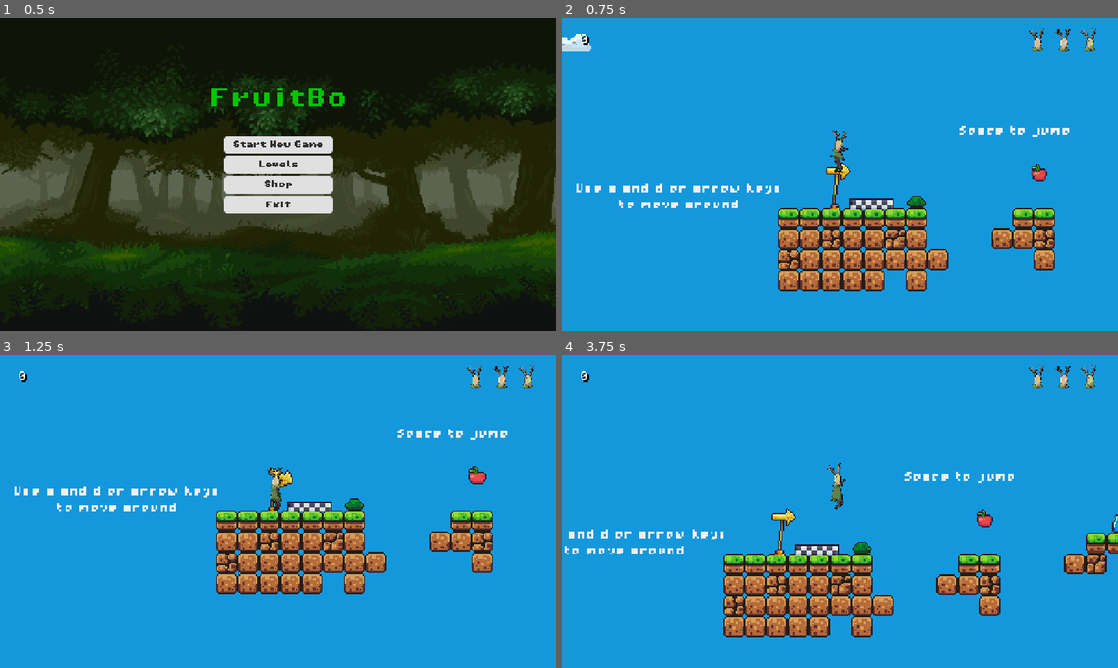
Above: before the commit, frames 1-4 (two rows, left to right).
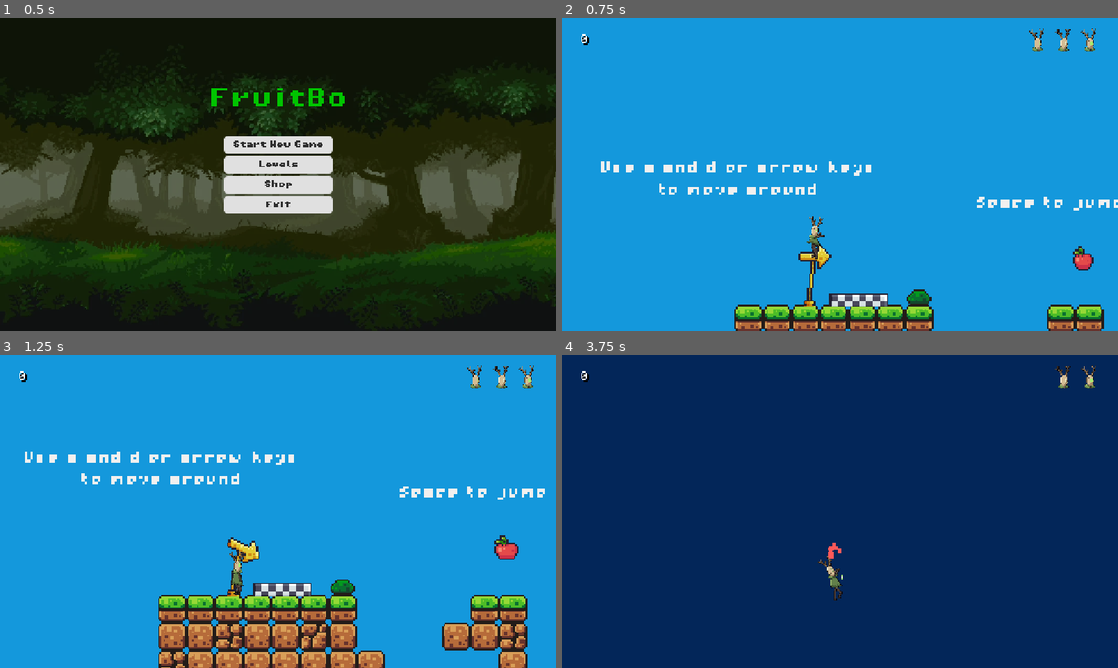
Above: after the commit, the same moments.

Repository: anushjindal19/jumpmasterrepo
Game: Godot game, scene res://scenes/GUI and Menus/main_menu.tscn
Same seed, same stepped clock (60 frames per second), same inputs: the game is played once before the commit and once after it.
Inputs:
- Up to frame 1 (0.5 s): no input
- Up to frame 2 (0.75 s): click "Start New Game" at 0.5 s
- Up to frame 3 (1.25 s): no input
- Up to frame 4 (3.75 s): hold D (right) 1.28-2.78 s; tap Space (jump) at 1.35, 1.52, 1.82, 2.1, 2.27, 2.57, 2.85, 3.6 s; hold A (left) 2.78-3.53 s; hold D (right) from 3.53 s (still down)

Frame 1 is identical in both runs. In frame 2, 16% of the frame differs, in the area x 0-100%, y 5-100%; in frame 3, 22%; in frame 4, 100%, in the area x 0-100%, y 0-100%.

Commit message:
Steadier camera at zoom 4: follows sideways, moves vertically only on new floor heights
player_camera.gd positions the camera in world space. Horizontally it eases
toward the player with a small look-ahead. Vertically it stays at the height of
the last floor the player stood on (eased when that changes), and only follows
mid-air when the player goes more than 56 px above or 16 px below it, so normal
jumps don't move the view and long falls never leave the screen. Respawns snap.

Zoom 4 shows 320x180 world pixels. The player sprite is now drawn at 1/4 scale
(still one art pixel per screen pixel) with a matching 12x20 collision capsule,
the camera sits 20 px above the player so there's headroom for jumps, and level
1's movement tutorial label is moved into the first screen.

Diff:
--- a/scenes/level_1.tscn
+++ b/scenes/level_1.tscn
@@ -18,6 +18,7 @@
 [ext_resource type="AudioStream" uid="uid://cliq2xueabko8" path="res://assets/sounds/retro-game-arcade-236133.mp3" id="17_hjqri"]
 [ext_resource type="PackedScene" path="res://scenes/enemies/mushroom.tscn" id="98_mushroom"]
 [ext_resource type="PackedScene" path="res://scenes/sky_background.tscn" id="99_sky"]
+[ext_resource type="Script" uid="uid://c0bfm57rmk3tx" path="res://scripts/player_camera.gd" id="98_camera"]
 
 [sub_resource type="TileSetAtlasSource" id="TileSetAtlasSource_u7ucq"]
 texture = ExtResource("3_2cbcq")
@@ -553,10 +554,10 @@
 [node name="text" type="Node" parent="."]
 
 [node name="movement help" type="Label" parent="text"]
-offset_left = -238.0
-offset_top = -20.0
-offset_right = -79.0
-offset_bottom = -1.0
+offset_left = -160.0
+offset_top = -84.0
+offset_right = -1.0
+offset_bottom = -65.0
 theme_override_colors/font_color = Color(0.94902, 0.941176, 0.937255, 1)
 theme_override_fonts/font = ExtResource("12_k8ld0")
 theme_override_font_sizes/font_size = 8
@@ -637,8 +638,9 @@
 position = Vector2(-36, -55)
 
 [node name="Camera2D" type="Camera2D" parent="CharacterBody2D"]
-position = Vector2(2, 16)
-zoom = Vector2(3, 3)
+position = Vector2(0, -20)
+zoom = Vector2(4, 4)
+script = ExtResource("98_camera")
 
 [node name="music" type="AudioStreamPlayer2D" parent="CharacterBody2D"]
 position = Vector2(2, 16)
--- a/scenes/level_2.tscn
+++ b/scenes/level_2.tscn
@@ -18,6 +18,7 @@
 [ext_resource type="PackedScene" uid="uid://bfjdy5lwiunxc" path="res://scenes/damagers/non_avoidable_log.tscn" id="11_1sb0y"]
 [ext_resource type="AudioStream" uid="uid://cliq2xueabko8" path="res://assets/sounds/retro-game-arcade-236133.mp3" id="16_vwfin"]
 [ext_resource type="PackedScene" path="res://scenes/sky_background.tscn" id="99_sky"]
+[ext_resource type="Script" uid="uid://c0bfm57rmk3tx" path="res://scripts/player_camera.gd" id="98_camera"]
 
 [sub_resource type="TileSetAtlasSource" id="TileSetAtlasSource_u7ucq"]
 texture = ExtResource("3_wdtqu")
@@ -465,8 +466,9 @@
 position = Vector2(-60, -52)
 
 [node name="Camera2D" type="Camera2D" parent="CharacterBody2D"]
-position = Vector2(2, 16)
-zoom = Vector2(3, 3)
+position = Vector2(0, -20)
+zoom = Vector2(4, 4)
+script = ExtResource("98_camera")
 
 [node name="music" type="AudioStreamPlayer2D" parent="CharacterBody2D"]
 position = Vector2(2, 16)
--- a/scenes/level_3.tscn
+++ b/scenes/level_3.tscn
@@ -12,6 +12,7 @@
 [ext_resource type="AudioStream" uid="uid://cliq2xueabko8" path="res://assets/sounds/retro-game-arcade-236133.mp3" id="18_os8re"]
 [ext_resource type="PackedScene" uid="uid://dh1vl4edgunih" path="res://scenes/end_checkpoint.tscn" id="19_endcp"]
 [ext_resource type="PackedScene" path="res://scenes/sky_background.tscn" id="99_sky"]
+[ext_resource type="Script" uid="uid://c0bfm57rmk3tx" path="res://scripts/player_camera.gd" id="98_camera"]
 
 [sub_resource type="TileSetAtlasSource" id="TileSetAtlasSource_u7ucq"]
 texture = ExtResource("3_wa6ex")
@@ -303,8 +304,9 @@
 position = Vector2(-60, -52)
 
 [node name="Camera2D" type="Camera2D" parent="CharacterBody2D"]
-position = Vector2(2, 16)
-zoom = Vector2(3, 3)
+position = Vector2(0, -20)
+zoom = Vector2(4, 4)
+script = ExtResource("98_camera")
 
 [node name="music" type="AudioStreamPlayer2D" parent="CharacterBody2D"]
 position = Vector2(2, 16)
--- a/scenes/player.tscn
+++ b/scenes/player.tscn
@@ -5,8 +5,8 @@
 [ext_resource type="AudioStream" uid="uid://duylehmw7c3gq" path="res://assets/sounds/jump.wav" id="9_ur7pv"]
 
 [sub_resource type="CapsuleShape2D" id="CapsuleShape2D_smehm"]
-radius = 8.0
-height = 22.0
+radius = 6.0
+height = 20.0
 
 [node name="CharacterBody2D" type="CharacterBody2D"]
 z_index = 5
@@ -14,14 +14,14 @@
 script = ExtResource("1_tuyoq")
 
 [node name="AnimatedSprite2D" type="AnimatedSprite2D" parent="."]
-scale = Vector2(0.333333, 0.333333)
+scale = Vector2(0.25, 0.25)
 sprite_frames = ExtResource("2_frames")
 animation = &"idle"
 autoplay = "idle"
-offset = Vector2(0, -10)
+offset = Vector2(0, 5)
 
 [node name="CollisionShape2D" type="CollisionShape2D" parent="."]
-position = Vector2(1, 4)
+position = Vector2(0, 5)
 shape = SubResource("CapsuleShape2D_smehm")
 
 [node name="AudioStreamPlayer2D" type="AudioStreamPlayer2D" parent="."]
--- /dev/null
+++ b/scripts/player_camera.gd
@@ -0,0 +1,49 @@
+extends Camera2D
+
+# Follows the player sideways, but only moves up or down when the player lands on a higher or lower
+# floor, or would otherwise leave the screen. Ordinary jumps don't bob the view.
+# Sits under the player in each level, but positions itself in world space.
+
+@export var horizontal_speed := 6.0  # How quickly the camera catches up sideways (higher = snappier)
+@export var vertical_speed := 3.0  # How quickly it settles on a new floor height
+@export var look_ahead := 24.0  # Pixels shown ahead of the way the player is facing
+@export var up_margin := 56.0  # How far above the last floor the player can go before the camera follows
+@export var down_margin := 16.0  # Same below, smaller so you can see where you're falling
+const SNAP_DISTANCE := 200.0  # Teleports (respawns) further than this snap instead of panning
+
+@onready var player: CharacterBody2D = get_parent()
+var follow_offset := Vector2.ZERO  # Where the camera sits relative to the player, from the level
+var floor_y := 0.0  # Camera height for the floor the player last stood on
+var smooth_floor_y := 0.0  # floor_y eased over time, so stepping onto a new floor pans gently
+var facing := 1.0
+
+func _ready():
+	follow_offset = position
+	top_level = true
+	process_callback = CAMERA2D_PROCESS_PHYSICS
+	snap()
+
+func snap() -> void:
+	var target := player.global_position + follow_offset
+	floor_y = target.y
+	smooth_floor_y = target.y
+	global_position = target
+	reset_smoothing()
+
+func _physics_process(delta):
+	var target := player.global_position + follow_offset
+	if target.distance_to(global_position) > SNAP_DISTANCE:
+		snap()
+		return
+
+	if player.velocity.x != 0:
+		facing = signf(player.velocity.x)
+	var x := target.x + facing * look_ahead
+
+	if player.is_on_floor():
+		floor_y = target.y
+	smooth_floor_y = lerpf(smooth_floor_y, floor_y, 1.0 - exp(-vertical_speed * delta))
+
+	global_position.x = lerpf(global_position.x, x, 1.0 - exp(-horizontal_speed * delta))
+	# The margins are a hard edge, so a long fall or a high wall climb never leaves the screen
+	global_position.y = clampf(smooth_floor_y, target.y - down_margin, target.y + up_margin)
Not shown: 1 places in scenes/level_1.tscn that only renumber resources
Not shown: 1 places in scenes/level_2.tscn that only renumber resources
Not shown: 1 places in scenes/level_3.tscn that only renumber resources
Not shown, added: scripts/player_camera.gd.uid
